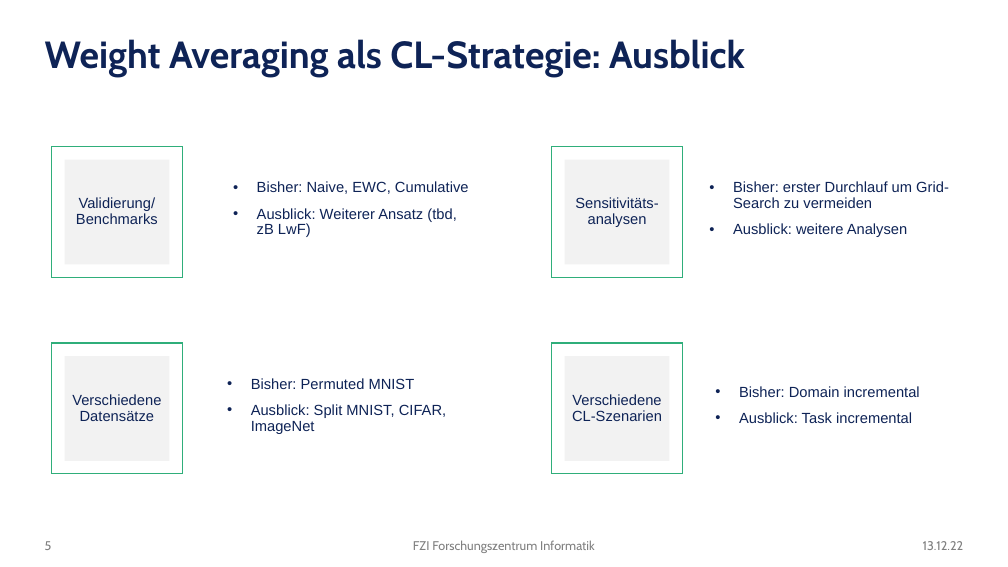
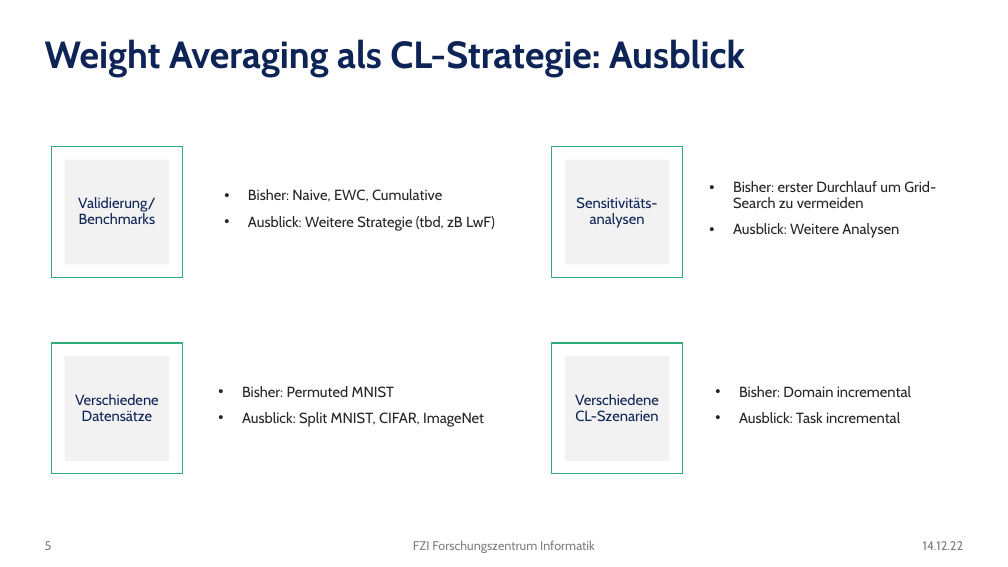
Before and after one commit to nikvogel/WeightAveragingCL, a slide deck: slide 5 of PosterPresentation.pptx. Drawn at 1008x567 pixels with LibreOffice and Linux fonts; fonts in the diff are those of the drawing; background and template pictures are left out. Boxes give left, top, right and bottom in pixels: in the first picture for what was removed or moved away, otherwise in the second. Text is boxed around its words. In the diff, an @@ line names an element or a change of style, - is before the commit and + after.

```diff
--- a/PosterPresentation.pptx
+++ b/PosterPresentation.pptx
@@ text "Bisher: Naive, EWC, Cumulative" moved from (x1=257, y1=181, x2=469, y2=237) to (x1=248, y1=189, x2=495, y2=231) @@
@@ text at (x1=248, y1=189, x2=442, y2=202): font Arial to Cabin, text colour #0E2356 to #262626 in "Bisher: Naive, EWC, Cumulative" @@
@@ text at (x1=733, y1=181, x2=936, y2=208): font Arial to Cabin, text colour #0E2356 to #262626 in "Bisher: erster Durchlauf um Grid-Search zu vermeiden" @@
@@ text at (x1=248, y1=216, x2=495, y2=231): text changed; font Arial to Cabin; text colour #0E2356 to #262626 @@
-• Ausblick: Weiterer Ansatz (tbd, zB LwF)
+• Ausblick: Weitere Strategie (tbd, zB LwF)
@@ text at (x1=733, y1=223, x2=899, y2=238): text changed; font Arial to Cabin; text colour #0E2356 to #262626 @@
-• Ausblick: weitere Analysen
+• Ausblick: Weitere Analysen
@@ text "Bisher: Permuted MNIST" at (x1=242, y1=386, x2=484, y2=427): font Arial to Cabin, text colour #0E2356 to #262626 @@
@@ text "Bisher: Permuted MNIST" moved from (x1=251, y1=378, x2=446, y2=434) to (x1=242, y1=386, x2=484, y2=427) @@
@@ font Arial to Cabin in 4 elements at (x1=64, y1=356, x2=169, y2=461), (x1=64, y1=160, x2=169, y2=265), (x1=565, y1=160, x2=670, y2=265), (x1=565, y1=356, x2=670, y2=461) @@
@@ text "Bisher: Domain incremental" at (x1=739, y1=386, x2=911, y2=423): font Arial to Cabin, text colour #0E2356 to #262626 @@
@@ text at (x1=923, y1=541, x2=964, y2=550): text changed @@
-13.12.22
+14.12.22
```
Also in this commit, not shown: 4 other slides changed.
